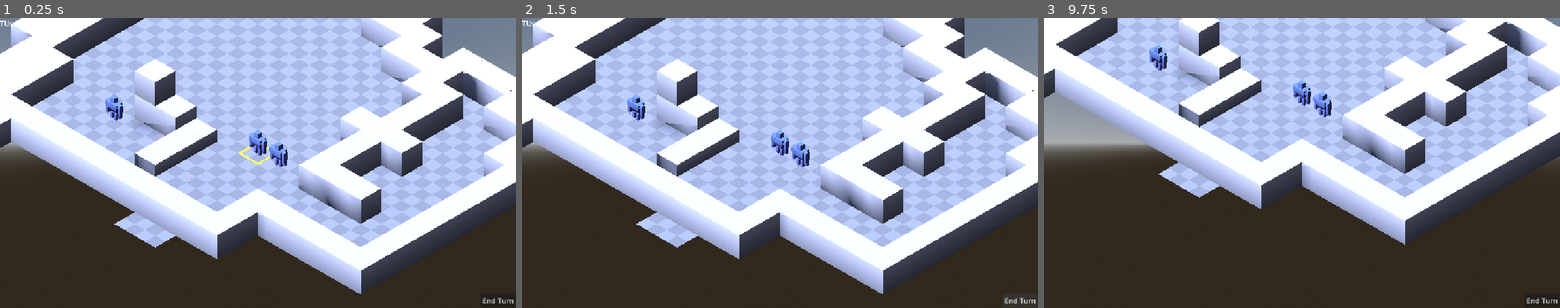
Above: before the commit, frames 1-3 (left to right).
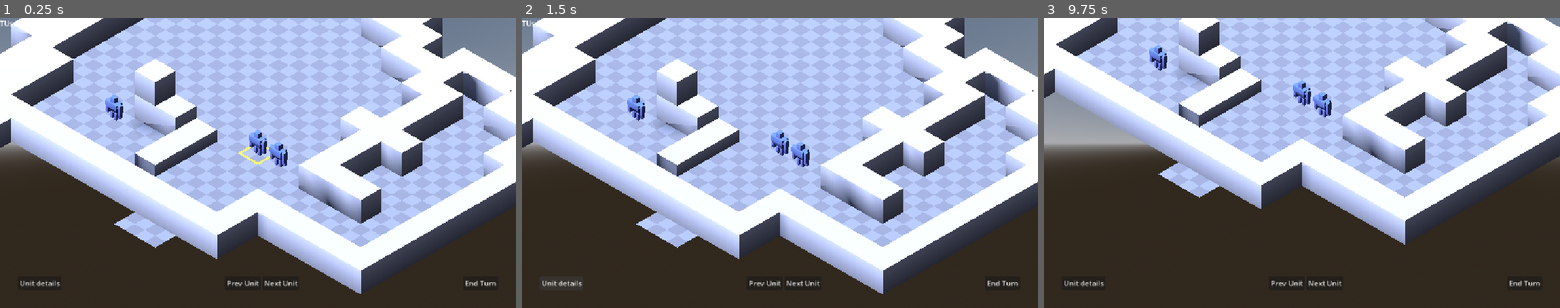
Above: after the commit, the same moments.

Repository: sheppy/mercenary-strike-force
Game: Godot game, scene res://scenes/prototype.tscn
The game is run twice, just before and just after one commit, with the same random seed, the same clock (stepped at 60 frames per second) and the same inputs.
Inputs (mouse positions are in pixels of both pictures, inside the frame that each line leads up to):
- Up to frame 1 (0.25 s): no input
- Up to frame 2 (1.5 s): click "End Turn" at 0.5 s; click "End Turn" (after the commit: "Unit details") at 1.25 s
- Up to frame 3 (9.75 s): click (1286, 281) at 2 s, where only the run after the commit has a clickable "Prev Unit"; click (1322, 281) at 2.75 s, where only the run after the commit has a clickable "Next Unit"; click (1322, 281) at 3.5 s, where only the run after the commit has a clickable "Next Unit"; click "End Turn" (after the commit: "Unit details") at 4.25 s; click (1286, 281) at 5 s, where only the run after the commit has a clickable "Prev Unit"; click "End Turn" at 5.75 s; click "End Turn" (after the commit: "Unit details") at 6.5 s; click (1286, 281) at 7.25 s, where only the run after the commit has a clickable "Prev Unit"; click (1322, 281) at 8 s, where only the run after the commit has a clickable "Next Unit"; click "End Turn" at 8.75 s; tap Enter at 9.5 s; move the mouse to (1415, 148) at 9.52 s; hold Down (camera_pan_down) from 9.53 s (still down); click (1415, 148) at 9.67 s

The runs differ from the first frame. In frame 1, 0.4% of the frame differs, in the area x 4-100%, y 90-99%; in frame 2, 0.4%; in frame 3, 0.4%.

Commit message:
ui tweaks

Diff:
--- a/ui/hud.gd
+++ b/ui/hud.gd
@@ -1,14 +1,8 @@
 extends CanvasLayer
 
 @onready var tu_label: Label = $Label
-@onready var end_button: Button = $Button
 
 var current_bound_unit: TacticalUnit
-
-
-func _ready() -> void:
-	# Connect the button click to our function
-	end_button.pressed.connect(_on_end_turn_pressed)
 
 
 func bind_to_unit(unit: TacticalUnit) -> void:
@@ -30,5 +24,5 @@
 	tu_label.text = "TUs: " + str(new_ap)
 
 
-func _on_end_turn_pressed() -> void:
+func _on_end_turn_btn_pressed() -> void:
 	TurnManager.end_player_turn()
--- a/ui/hud.tscn
+++ b/ui/hud.tscn
@@ -5,14 +5,70 @@
 [node name="HUD" type="CanvasLayer" unique_id=978030008]
 script = ExtResource("1_rbyyf")
 
+[node name="HBoxContainer" type="HBoxContainer" parent="." unique_id=882206948]
+offset_left = 20.0
+offset_top = 597.0
+offset_right = 1132.0
+offset_bottom = 628.0
+grow_horizontal = 2
+grow_vertical = 0
+alignment = 1
+
+[node name="MarginContainer" type="MarginContainer" parent="HBoxContainer" unique_id=939979497]
+layout_mode = 2
+size_flags_horizontal = 0
+theme_override_constants/margin_left = 20
+theme_override_constants/margin_top = 20
+theme_override_constants/margin_right = 20
+theme_override_constants/margin_bottom = 20
+
+[node name="Button" type="Button" parent="HBoxContainer/MarginContainer" unique_id=2034332088]
+layout_mode = 2
+size_flags_horizontal = 4
+size_flags_vertical = 4
+text = "Unit details"
+
+[node name="MarginContainer2" type="MarginContainer" parent="HBoxContainer" unique_id=1320777692]
+layout_mode = 2
+size_flags_horizontal = 3
+theme_override_constants/margin_left = 20
+theme_override_constants/margin_top = 20
+theme_override_constants/margin_right = 20
+theme_override_constants/margin_bottom = 20
+
+[node name="HBoxContainer" type="HBoxContainer" parent="HBoxContainer/MarginContainer2" unique_id=1544689570]
+layout_mode = 2
+size_flags_horizontal = 4
+
+[node name="PrevUnitBtn" type="Button" parent="HBoxContainer/MarginContainer2/HBoxContainer" unique_id=824945097]
+layout_mode = 2
+size_flags_horizontal = 4
+size_flags_vertical = 4
+text = "Prev Unit"
+
+[node name="NextUnitBtn" type="Button" parent="HBoxContainer/MarginContainer2/HBoxContainer" unique_id=1613072784]
+layout_mode = 2
+size_flags_horizontal = 4
+size_flags_vertical = 4
+text = "Next Unit"
+
+[node name="MarginContainer3" type="MarginContainer" parent="HBoxContainer" unique_id=525345890]
+layout_mode = 2
+size_flags_horizontal = 8
+theme_override_constants/margin_left = 20
+theme_override_constants/margin_top = 20
+theme_override_constants/margin_right = 20
+theme_override_constants/margin_bottom = 20
+
+[node name="EndTurnBtn" type="Button" parent="HBoxContainer/MarginContainer3" unique_id=229026869]
+layout_mode = 2
+size_flags_horizontal = 4
+size_flags_vertical = 4
+text = "End Turn"
+
 [node name="Label" type="Label" parent="." unique_id=331882756]
-offset_right = 40.0
+offset_right = 48.0
 offset_bottom = 23.0
 text = "TU: 60"
 
-[node name="Button" type="Button" parent="." unique_id=2034332088]
-offset_left = 1073.0
-offset_top = 616.0
-offset_right = 1151.0
-offset_bottom = 647.0
-text = "End Turn"
+[connection signal="pressed" from="HBoxContainer/MarginContainer3/EndTurnBtn" to="." method="_on_end_turn_btn_pressed"]
--- /dev/null
+++ b/ui/main_menu.tscn
@@ -0,0 +1,71 @@
+[gd_scene format=3 uid="uid://dcc872ltype3h"]
+
+[ext_resource type="Texture2D" uid="uid://bb1to0pwkhuyh" path="res://assets/img/background.png" id="1_0dkrt"]
+[ext_resource type="Texture2D" uid="uid://dy41s1htbe33v" path="res://assets/img/logo.png" id="2_wk0pr"]
+[ext_resource type="StyleBox" uid="uid://6ot53jwpl3b5" path="res://ui/main_menu_btn_style.tres" id="3_wk0pr"]
+[ext_resource type="StyleBox" uid="uid://yehg1dlx2bou" path="res://ui/main_menu_btn_hover_style.tres" id="4_rmr83"]
+
+[node name="MainMenu" type="Control" unique_id=1237759400]
+layout_mode = 3
+anchors_preset = 15
+anchor_right = 1.0
+anchor_bottom = 1.0
+grow_horizontal = 2
+grow_vertical = 2
+
+[node name="BackgroundImage" type="TextureRect" parent="." unique_id=783990573]
+layout_mode = 1
+anchors_preset = 15
+anchor_right = 1.0
+anchor_bottom = 1.0
+grow_horizontal = 2
+grow_vertical = 2
+size_flags_horizontal = 6
+size_flags_vertical = 6
+texture = ExtResource("1_0dkrt")
+expand_mode = 2
+stretch_mode = 6
+
+[node name="MarginContainer" type="MarginContainer" parent="." unique_id=662476173]
+layout_mode = 1
+anchors_preset = 15
+anchor_right = 1.0
+anchor_bottom = 1.0
+grow_horizontal = 2
+grow_vertical = 2
+theme_override_constants/margin_left = 20
+theme_override_constants/margin_top = 20
+theme_override_constants/margin_right = 20
+theme_override_constants/margin_bottom = 20
+
+[node name="VBoxContainer" type="VBoxContainer" parent="MarginContainer" unique_id=2106286760]
+layout_mode = 2
+
+[node name="TextureRect" type="TextureRect" parent="MarginContainer/VBoxContainer" unique_id=1687948299]
+custom_maximum_size = Vector2(1000, 150)
+layout_mode = 2
+size_flags_horizontal = 0
+size_flags_vertical = 0
+texture = ExtResource("2_wk0pr")
+stretch_mode = 4
+
+[node name="NewGameBtn" type="Button" parent="MarginContainer/VBoxContainer" unique_id=46679861]
+layout_mode = 2
+size_flags_horizontal = 0
+theme_override_styles/normal = ExtResource("3_wk0pr")
+theme_override_styles/hover = ExtResource("4_rmr83")
+text = "New Game"
+
+[node name="SettingsBtn" type="Button" parent="MarginContainer/VBoxContainer" unique_id=721608328]
+layout_mode = 2
+size_flags_horizontal = 0
+theme_override_styles/normal = ExtResource("3_wk0pr")
+theme_override_styles/hover = ExtResource("4_rmr83")
+text = "Settings"
+
+[node name="QuitBtn" type="Button" parent="MarginContainer/VBoxContainer" unique_id=1476513063]
+layout_mode = 2
+size_flags_horizontal = 0
+theme_override_styles/normal = ExtResource("3_wk0pr")
+theme_override_styles/hover = ExtResource("4_rmr83")
+text = "Quit"
--- /dev/null
+++ b/ui/main_menu_btn_hover_style.tres
@@ -0,0 +1,12 @@
+[gd_resource type="StyleBoxFlat" format=3 uid="uid://yehg1dlx2bou"]
+
+[resource]
+content_margin_left = 20.0
+content_margin_top = 5.0
+content_margin_right = 45.0
+content_margin_bottom = 5.0
+bg_color = Color(0.446777, 0.44677705, 0.44677693, 0.4392157)
+border_width_left = 6
+border_color = Color(0.78431374, 0.7529412, 0.7529412, 1)
+corner_radius_bottom_right = 50
+corner_detail = 1
--- /dev/null
+++ b/ui/main_menu_btn_style.tres
@@ -0,0 +1,12 @@
+[gd_resource type="StyleBoxFlat" format=3 uid="uid://6ot53jwpl3b5"]
+
+[resource]
+content_margin_left = 20.0
+content_margin_top = 5.0
+content_margin_right = 45.0
+content_margin_bottom = 5.0
+bg_color = Color(0, 0, 0, 0.4392157)
+border_width_left = 6
+border_color = Color(0.6627451, 0.03137255, 0.050980393, 1)
+corner_radius_bottom_right = 50
+corner_detail = 1
Binary file added: assets/img/background.png
Not shown, added: assets/img/background.png.import
Binary file added: assets/img/logo.png
Not shown, added: assets/img/logo.png.import
